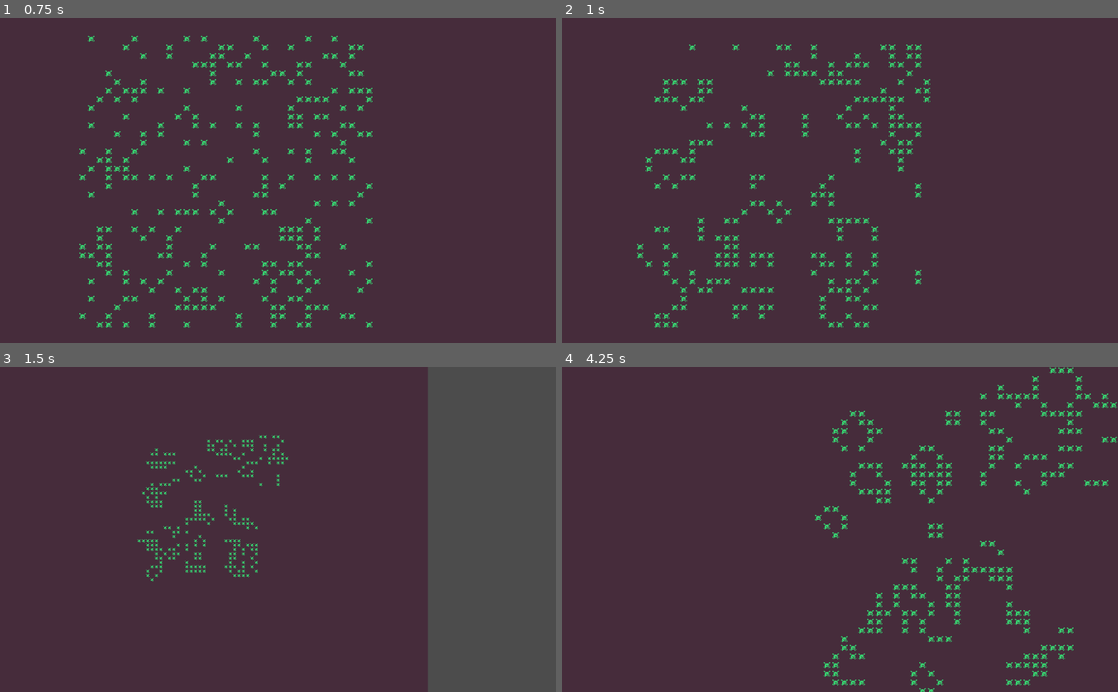
Above: before the commit, frames 1-4 (two rows, left to right).
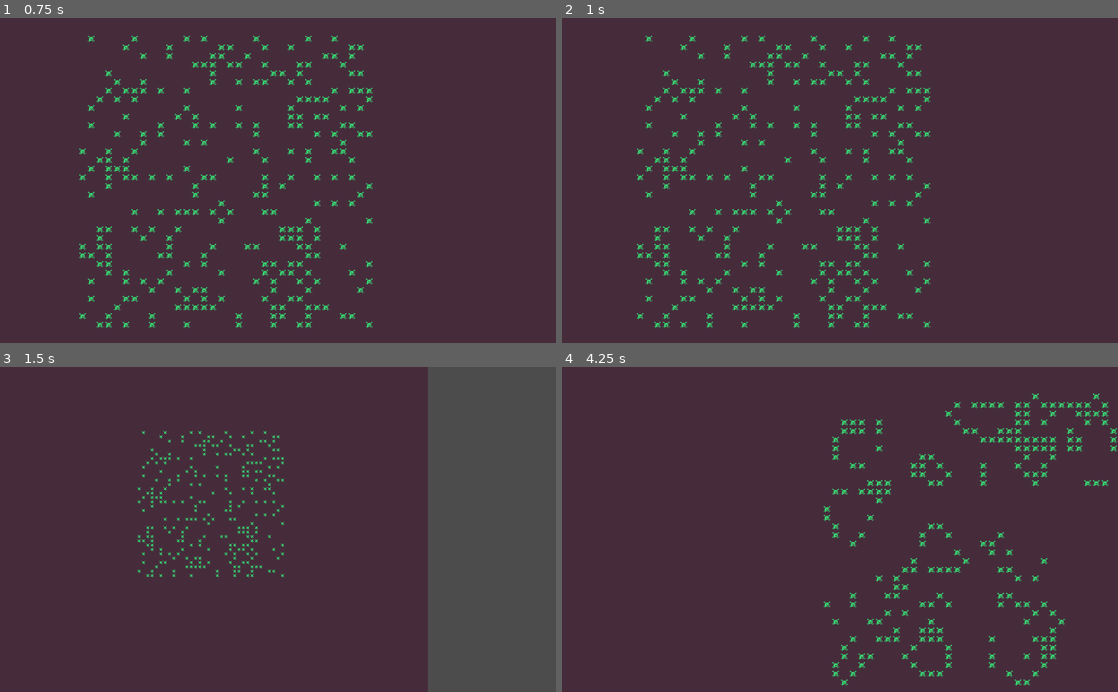
Above: after the commit, the same moments.

Repository: FoboCasteR/godot-gof
Game: Godot game, scene res://Main.tscn
Two runs of this game, one before a commit and one after it. Both use one fixed random seed, a clock stepped at 60 frames per second and the inputs below.
Inputs (mouse positions are in pixels of both pictures, inside the frame that each line leads up to):
- Up to frame 1 (0.75 s): tap Enter at 0.5 s; move the mouse to (400, 164) at 0.52 s; hold D (move_right) from 0.53 s (still down); hold = (zoom_in) from 0.53 s (still down)
- Up to frame 2 (1 s): keep holding D (move_right); keep holding = (zoom_in); tap Space (ui_select) at 0.77 s
- Up to frame 3 (1.5 s): move the mouse to (166, 545) at 1.27 s; release D (move_right) at 1.28 s; release = (zoom_in) at 1.28 s; hold S (move_down) from 1.28 s (still down); tap - (zoom_out) at 1.35 s
- Up to frame 4 (4.25 s): tap Space (ui_select) at 1.52, 3.02, 3.77 s; move the mouse to (895, 458) at 2.02 s; release S (move_down) at 2.03 s; hold D (move_right) 2.03-2.78 s; hold = (zoom_in) 2.03-2.78 s; move the mouse to (812, 594) at 2.77 s; hold W (move_up) 2.78-3.53 s; tap - (zoom_out) at 2.85 s; move the mouse to (1006, 578) at 3.52 s; hold A (move_left) from 3.53 s (still down); hold = (zoom_in) from 3.53 s (still down)

Frame 1 is identical in both runs. In frame 2, 3.9% of the frame differs, in the area x 13-67%, y 5-96%; in frame 3, 1.5%; in frame 4, 4.5%, in the area x 45-100%, y 0-100%.

Commit message:
Do state calculation in thread

Diff:
--- a/GameOfLife.gd
+++ b/GameOfLife.gd
@@ -3,10 +3,8 @@
 
 export(int, 3, 100) var width := 10
 export(int, 3, 100) var height := 10
-export(int, FLAGS, '0', '1', '2', '3', '4', '5', '6', '7', '8') var birth_rule = 0b0_0000_1000
-export(int, FLAGS, '0', '1', '2', '3', '4', '5', '6', '7', '8') var survive_rule = 0b0_0000_1100
-
-signal next_generation(board)
+export(int, FLAGS, '0', '1', '2', '3', '4', '5', '6', '7', '8') var birth_rule = 0b1000
+export(int, FLAGS, '0', '1', '2', '3', '4', '5', '6', '7', '8') var survive_rule = 0b1100
 
 var boards := []
 var neighbourhood: MooreNeighbourhood = MooreNeighbourhood.new()
@@ -23,6 +21,7 @@
 		Vector2(1, 0),
 		Vector2(1, 1),
 	]
+
 
 	func count(board: Array, coords: Vector2, borders: Vector2) -> int:
 		var count := 0
@@ -76,8 +75,6 @@
 
 	boards.invert()
 
-	emit_signal("next_generation", front_board)
-
 
 func generate_soup():
 	var h_boundary = range(floor(width * 0.33), ceil(width * 0.67))
--- a/Main.gd
+++ b/Main.gd
@@ -1,4 +1,10 @@
 extends Node2D
+
+
+var thread: Thread
+var semaphore: Semaphore
+var exit_thread := false
+
 
 func _ready() -> void:
 	randomize()
@@ -7,4 +13,26 @@
 	$Board.draw_board($GameOfLife.boards[0])
 	$Camera.default_position = $Board.get_used_rect().size * $Board.cell_size / 2
 	$Camera.reset_position()
-	$Timer.start()
+
+	thread = Thread.new()
+	semaphore = Semaphore.new()
+	# warning-ignore:return_value_discarded
+	thread.start(self, "tick", null, Thread.PRIORITY_LOW)
+
+func _exit_tree():
+	exit_thread = true
+	# warning-ignore:return_value_discarded
+	semaphore.post()
+	thread.wait_to_finish()
+
+
+func _on_Timer_timeout():
+	# warning-ignore:return_value_discarded
+	semaphore.post()
+	$Board.draw_board($GameOfLife.boards[0])
+
+func tick(_userdata):
+	while !exit_thread:
+		# warning-ignore:return_value_discarded
+		semaphore.wait()
+		$GameOfLife.next_generation()
--- a/Main.tscn
+++ b/Main.tscn
@@ -57,7 +57,6 @@
 height = 100
 
 [node name="Timer" type="Timer" parent="."]
-wait_time = 0.5
+autostart = true
 
-[connection signal="next_generation" from="GameOfLife" to="Board" method="draw_board"]
-[connection signal="timeout" from="Timer" to="GameOfLife" method="next_generation"]
+[connection signal="timeout" from="Timer" to="." method="_on_Timer_timeout"]
